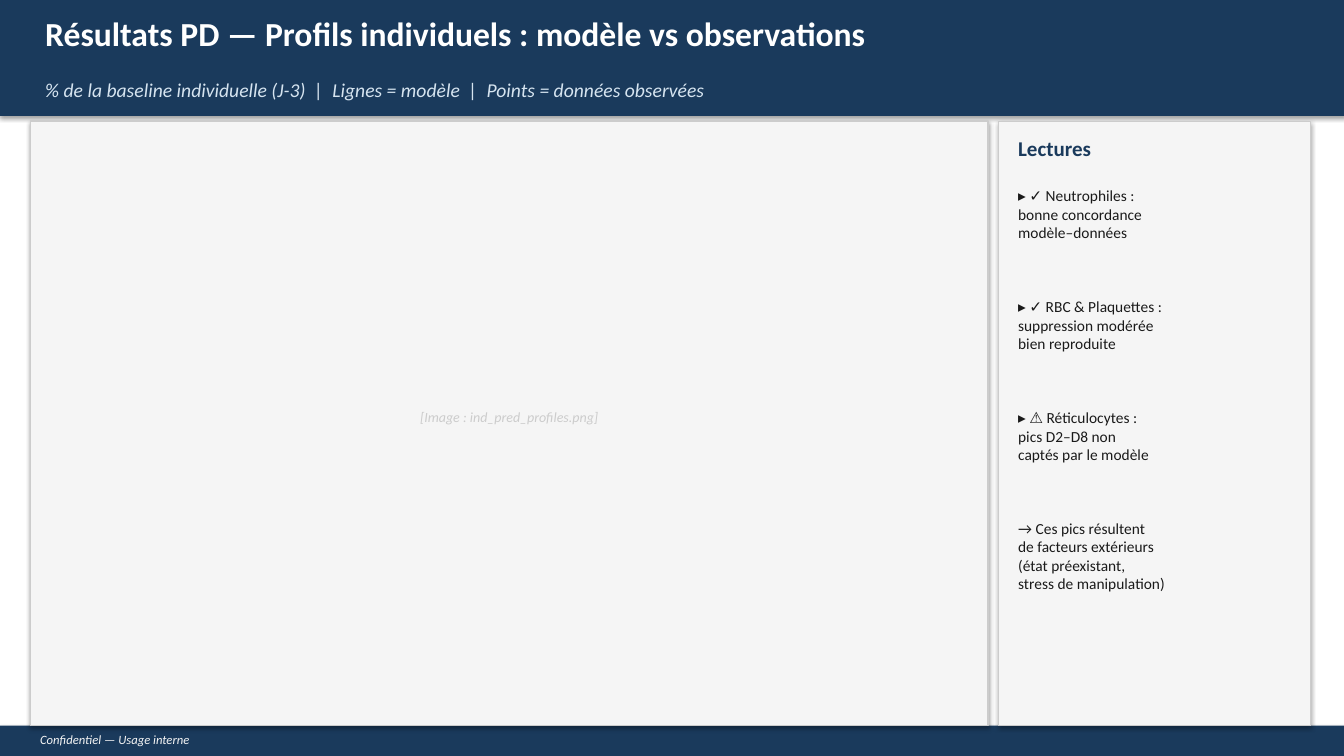
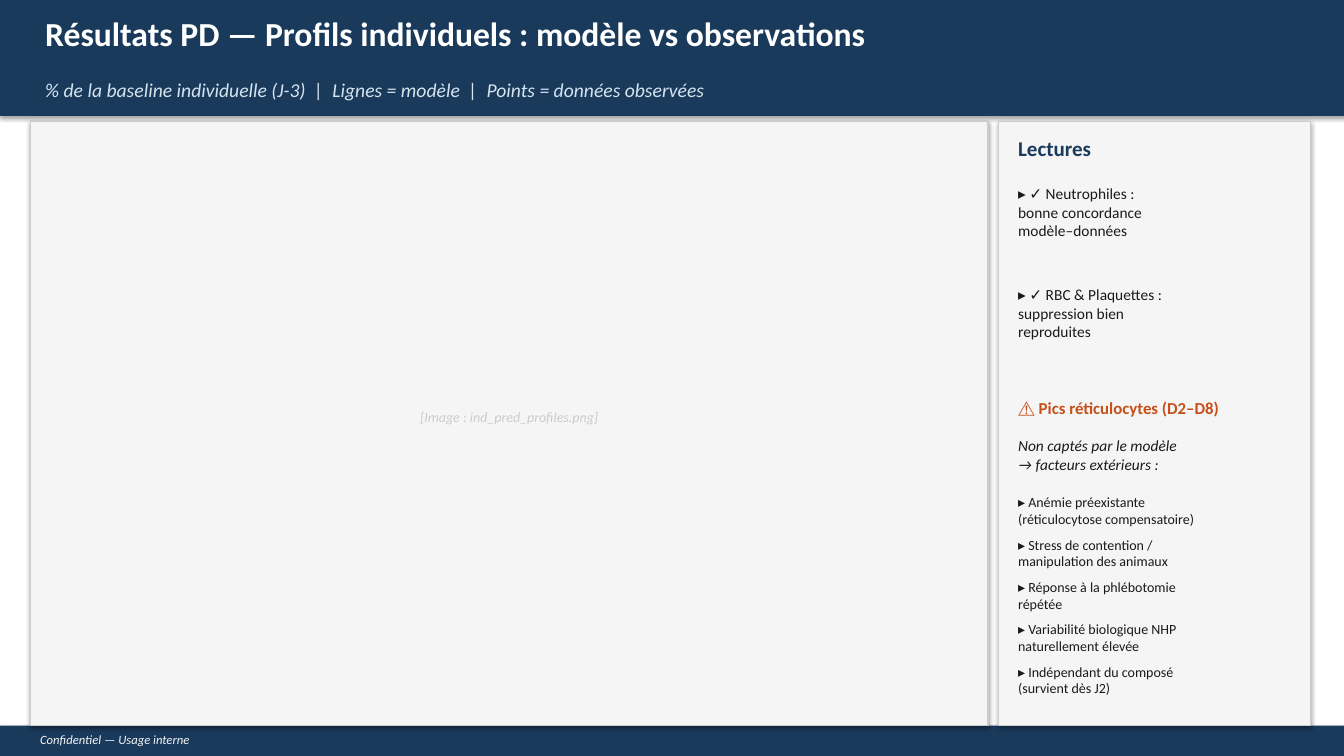
Before and after one commit to omarhss4k/Hema, a slide deck: slide 4 of FGFR2_NHP_resultats.pptx. Drawn at 1344x756 pixels with LibreOffice and Linux fonts; fonts in the diff are those of the drawing. Boxes give left, top, right and bottom in pixels: in the first picture for what was removed or moved away, otherwise in the second. Text is boxed around its words. In the diff, an @@ line names an element or a change of style, - is before the commit and + after.

```diff
--- a/FGFR2_NHP_resultats.pptx
+++ b/FGFR2_NHP_resultats.pptx
@@ text at (x1=1018, y1=289, x2=1154, y2=340): text changed @@
-▸ ✓ RBC & Plaquettes :
-suppression modérée
-bien reproduite
+▸ ✓ RBC & Plaquettes :
+suppression bien
+reproduites
@@ text at (x1=1039, y1=401, x2=1219, y2=417): text changed; size 11 to 12 pt; text colour #1A1A1A to #C5501A; bold on @@
-▸ ⚠ Réticulocytes :
-pics D2–D8 non
-captés par le modèle
+⚠ Pics réticulocytes (D2–D8)
@@ text at (x1=1018, y1=440, x2=1176, y2=472): text changed; italic on @@
-→ Ces pics résultent
-de facteurs extérieurs
-(état préexistant,
-stress de manipulation)
+Non captés par le modèle
+→ facteurs extérieurs :
@@ text added at (x1=1018, y1=497, x2=1194, y2=527), 10 pt, text #1A1A1A @@
+▸ Anémie préexistante
+(réticulocytose compensatoire)
@@ text added at (x1=1018, y1=540, x2=1167, y2=569), 10 pt, text #1A1A1A @@
+▸ Stress de contention /
+manipulation des animaux
@@ text added at (x1=1018, y1=582, x2=1176, y2=611), 10 pt, text #1A1A1A @@
+▸ Réponse à la phlébotomie
+répétée
@@ text added at (x1=1018, y1=624, x2=1176, y2=651), 10 pt, text #1A1A1A @@
+▸ Variabilité biologique NHP
+naturellement élevée
@@ text added at (x1=1018, y1=667, x2=1173, y2=695), 10 pt, text #1A1A1A @@
+▸ Indépendant du composé
+(survient dès J2)
```
Also in this commit, not shown: 1 slide added, 1 other file.
